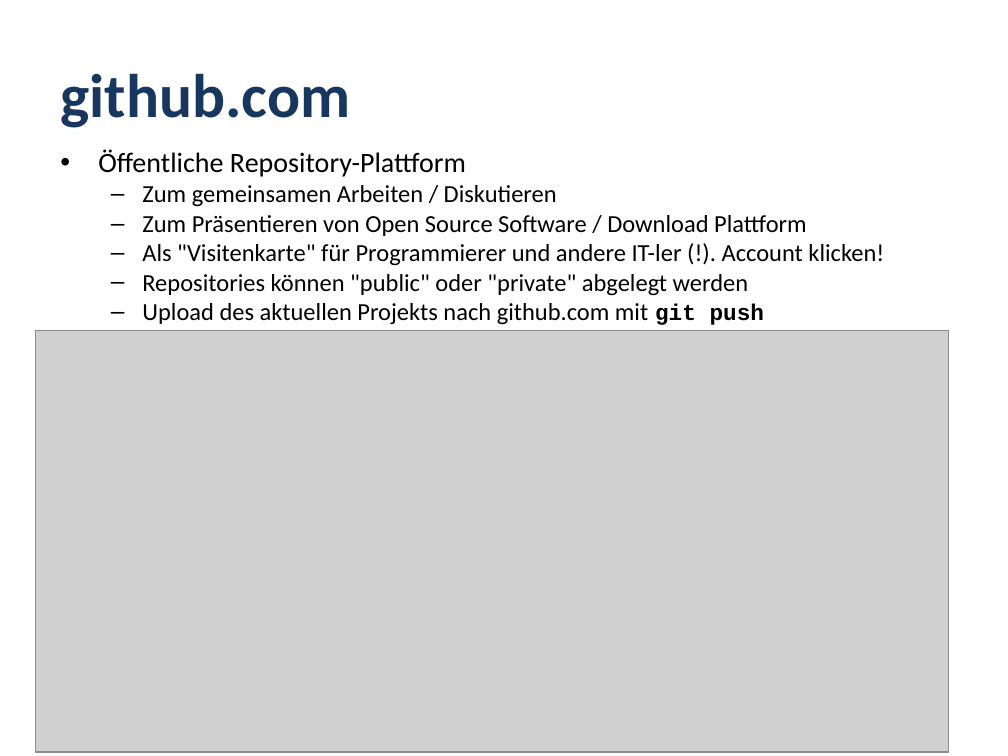
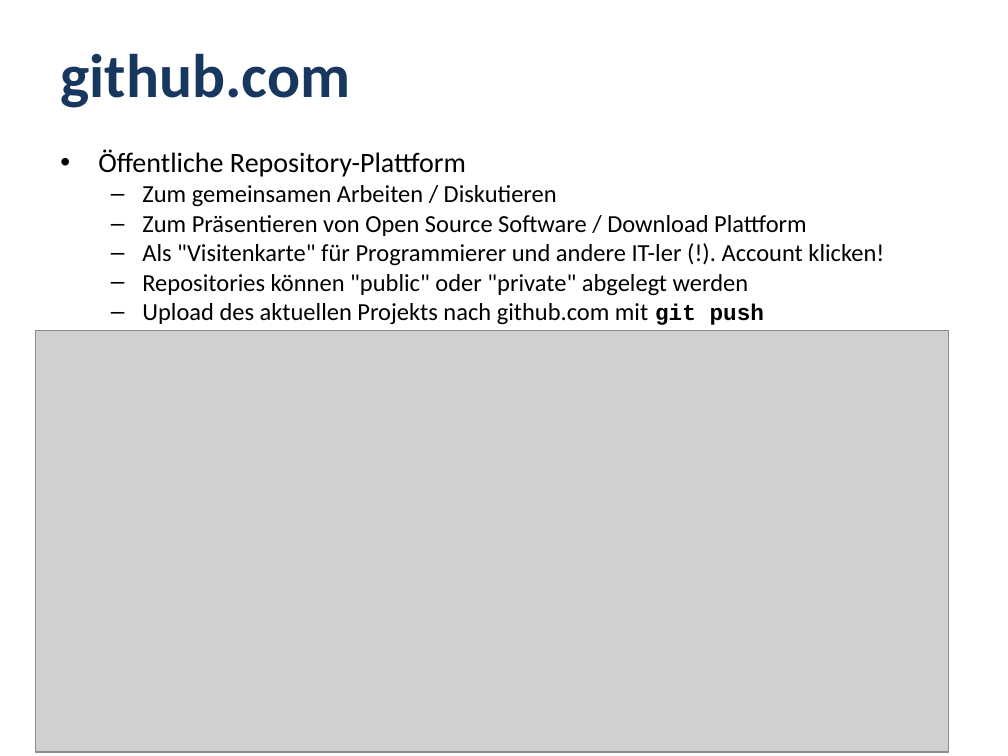
Before and after one commit to MickyRoth/Presentations, a slide deck: slide 15 of Git.pptx. Drawn at 1008x756 pixels with LibreOffice and Linux fonts; fonts in the diff are those of the drawing; grey boxes stand for pictures; background and template pictures are left out. Boxes give left, top, right and bottom in pixels: in the first picture for what was removed or moved away, otherwise in the second. Text is boxed around its words. In the diff, an @@ line names an element or a change of style, - is before the commit and + after.

```diff
--- a/Git.pptx
+++ b/Git.pptx
@@ title "github.com": place and size @@
-title "github.com" at (60,73,350,128)
+title "github.com" at (60,53,350,108)
```
Also in this commit, not shown: 7 other slides changed, 3 other files.
